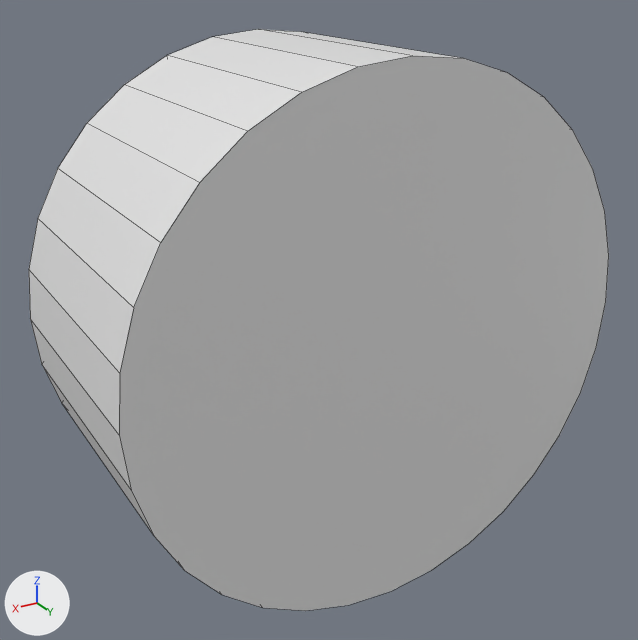
An edit to the Blender file Assets/Models/Puzzle/Temporary Emitter.blend, drawn before and after from the same camera.
The view is the same before and after, from a camera (50 mm lens) standing at (0.825, 1.853, 0.658) and looking at (-0.08, 0.346, -0.095). Arrows for +X, +Y and +Z are at lower left; the lights stay in place. Mesh edges are drawn as thin lines.

Names of what the first picture shows: 'Emitter'.
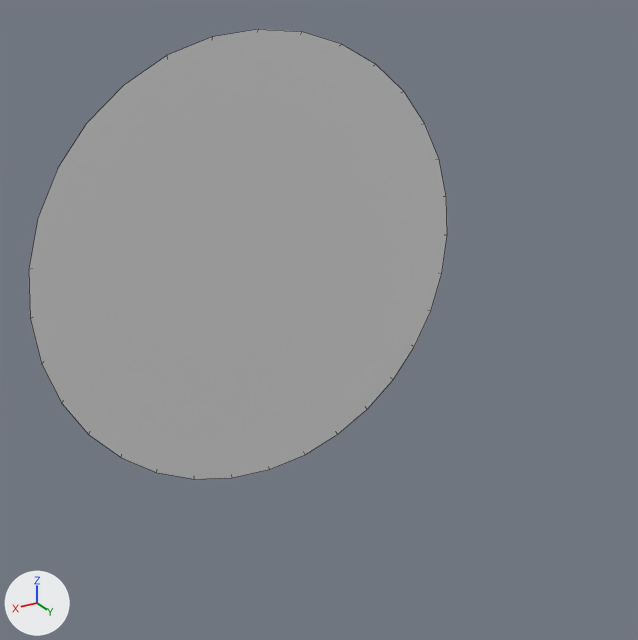
The newer file is also turned or shifted as a whole; pictures and numbers use the older file's frame.

Location of each change, (x1, y1, x2, y2) in pixels of the pictures (638 x 640 px):
'Emitter', reshaped (28% narrower, 23% shorter): before (29, 29, 609, 611); after (29, 29, 447, 479)

Patch to the scene script:
```diff
--- a/Assets/Models/Puzzle/Temporary Emitter.blend.py
+++ b/Assets/Models/Puzzle/Temporary Emitter.blend.py
@@ me_cube @@
 # used by ob_emitter; location = (0.0, 0.0, 0.0); rotation_euler = (3.142, 0.0, 0.0), in degrees (180, 0, 0)
-me_cube.from_pydata(...)  # 131 vertices, 102 faces; spans x -0.5..0.5, y -0.75..0.25, z -0.5..0.5
+me_cube.from_pydata(...)  # 99 vertices, 70 faces; spans x -0.5..0.5, y -0.25..0.25, z -0.5..0.5
+# me_cube part 1
+# 32 vertices are removed from x -0.5..0.5, y -0.75, z -0.5..0.5
+# 33 faces are deleted
+# 1 new face joins them, mat_body (white #e7e7e7)
 me_cube.materials.append(mat_body)
```
